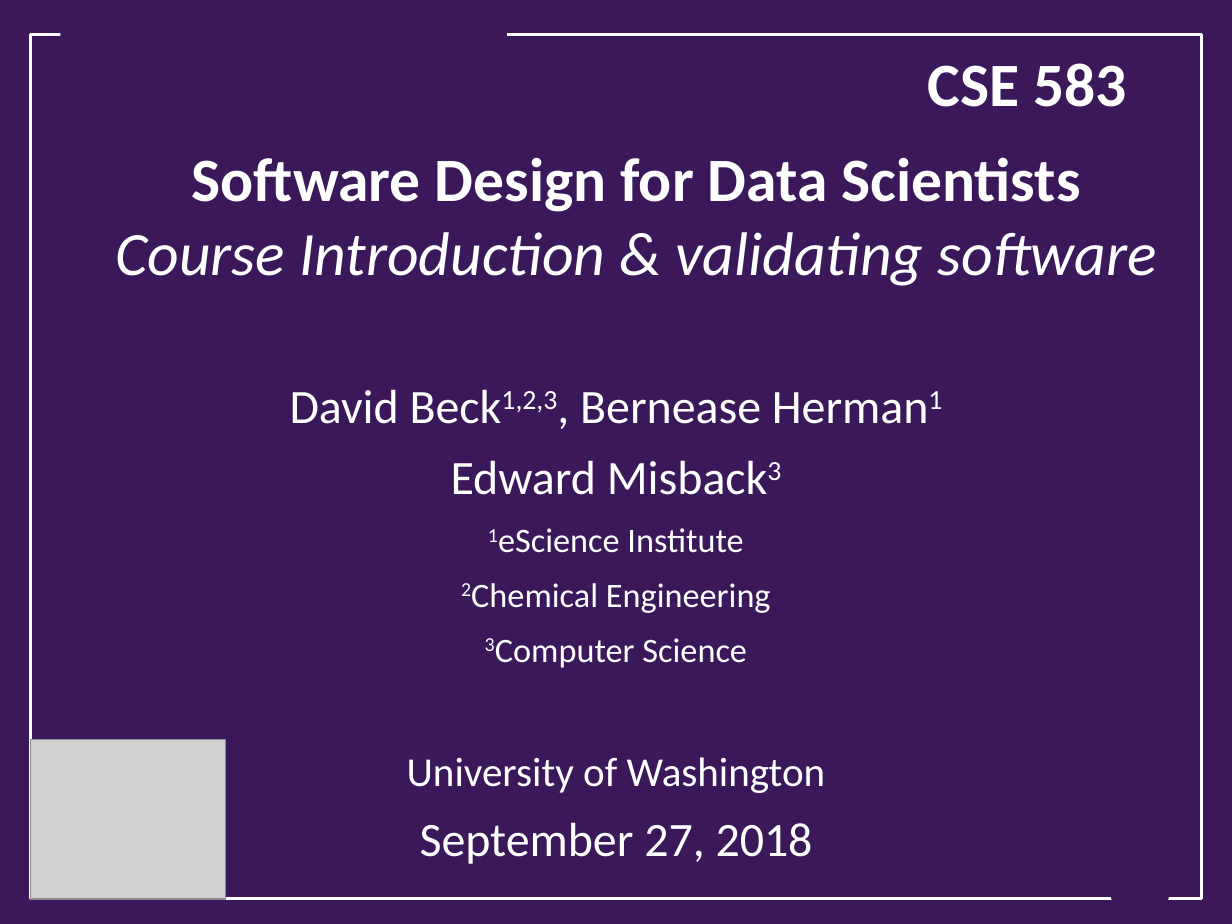
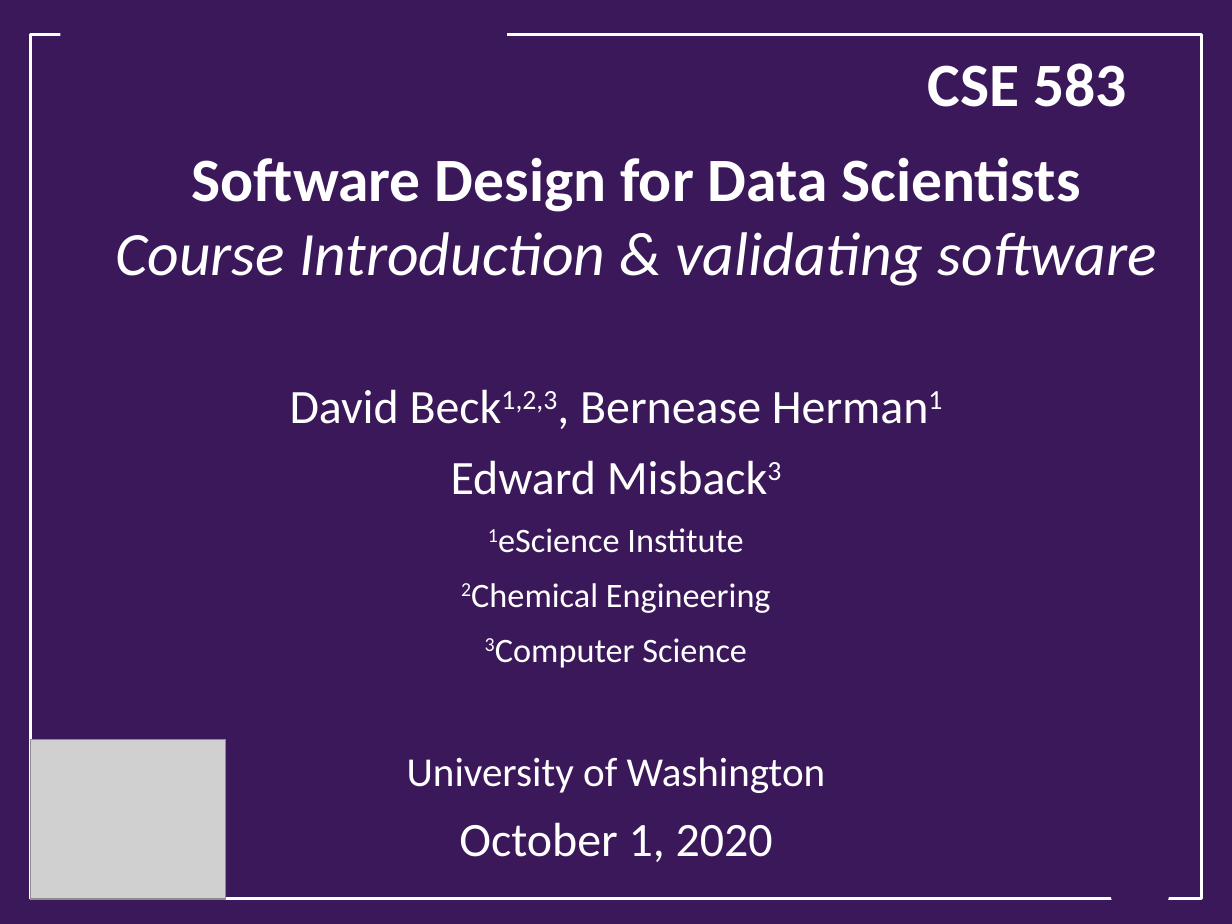
Before and after one commit to UWSEDS/LectureNotes, a slide deck: slide 1 of week_1/Course Introduction.pptx. Drawn at 1232x924 pixels with LibreOffice and Linux fonts; fonts in the diff are those of the drawing; grey boxes stand for pictures; background and template pictures are left out. Boxes give left, top, right and bottom in pixels: in the first picture for what was removed or moved away, otherwise in the second. Text is boxed around its words. In the diff, an @@ line names an element or a change of style, - is before the commit and + after.

```diff
--- a/week_1/Course Introduction.pptx
+++ b/week_1/Course Introduction.pptx
@@ text at <box>459,822,773,862</box>: text changed @@
-September 27, 2018
+October 1, 2020
```
Also in this commit, not shown: 1 other slide changed.
